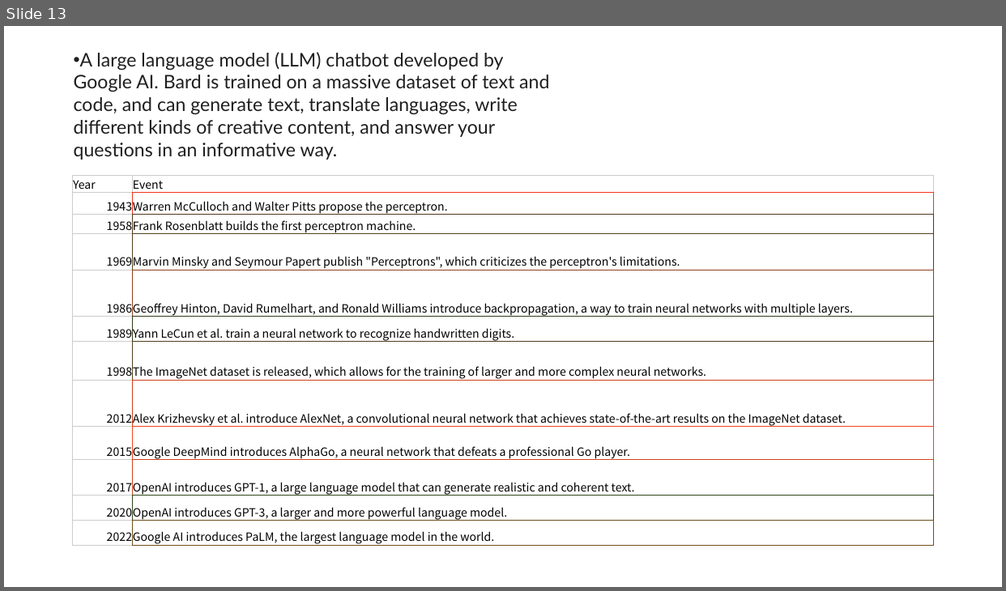
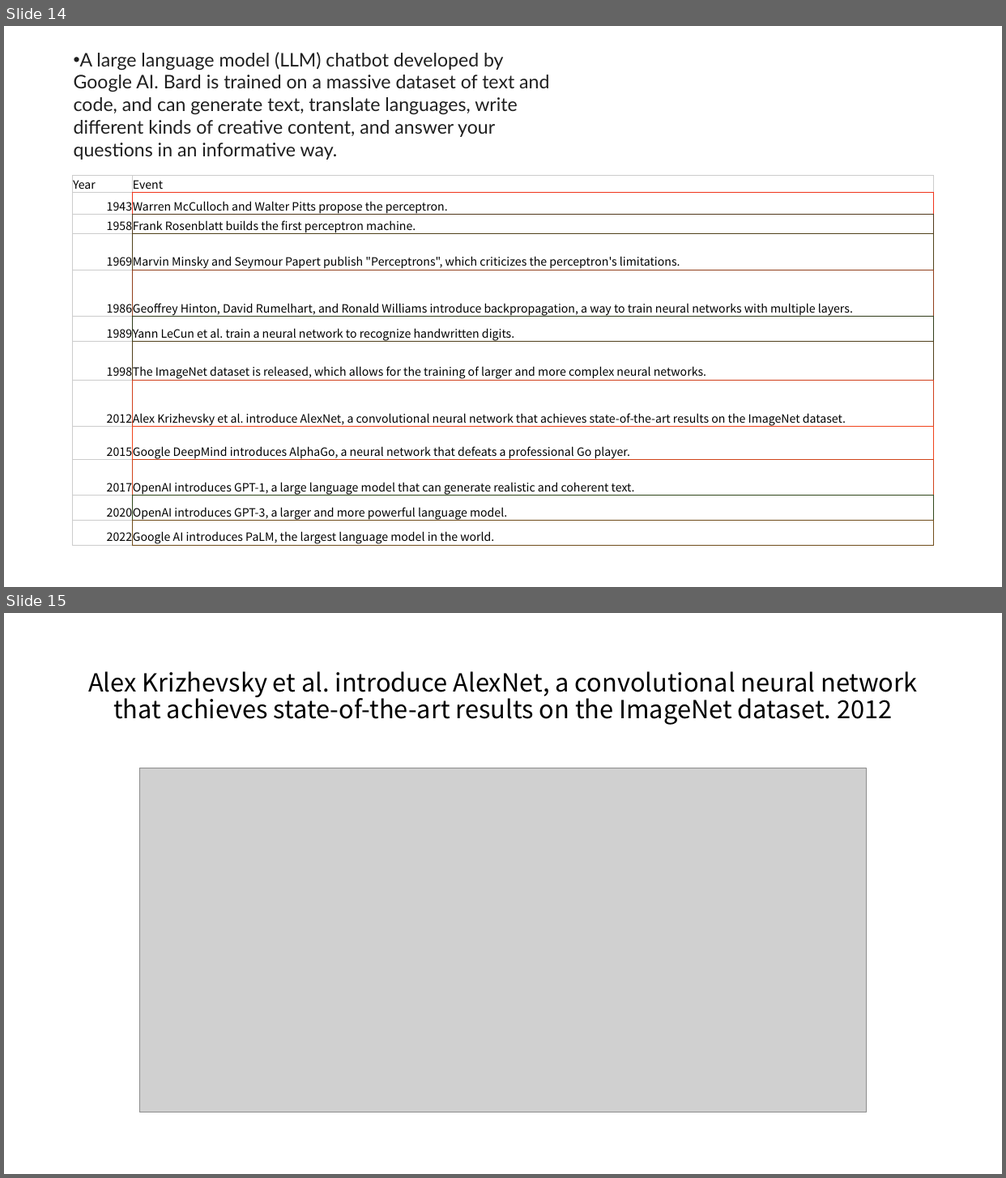
Before and after one commit to MigoJJ/AI_2023.07, a slide deck: AI_05_LLM large language mosels.pptx. Shown one above the other, each under a label of ours: slide 13 before the commit, slides 14 and 15 after it. The pictures are 1006x591 and 1006x1178 pixels, drawn with LibreOffice and Linux fonts; fonts in the diff are those of the drawing; grey boxes stand for pictures. Boxes give left, top, right and bottom in pixels: in the first picture for what was removed or moved away, otherwise in the second. Text is boxed around its words. In the diff, an @@ line names an element or a change of style, - is before the commit and + after.

```diff
--- a/AI_05_LLM large language mosels.pptx
+++ b/AI_05_LLM large language mosels.pptx
@@ slide 15 added at bbox=[4, 613, 1002, 1174], background #FFFFFF @@
@@ title added at bbox=[88, 671, 917, 725], 24 pt, text #000000 @@
+Alex Krizhevsky et al. introduce AlexNet, a convolutional neural network that achieves state-of-the-art results on the ImageNet dataset. 2012
@@ picture added at bbox=[139, 769, 867, 1113] @@
@@ what was slide 13 is now slide 14 @@
```
Also in this commit, not shown: 1 other slide added, 3 other files.
